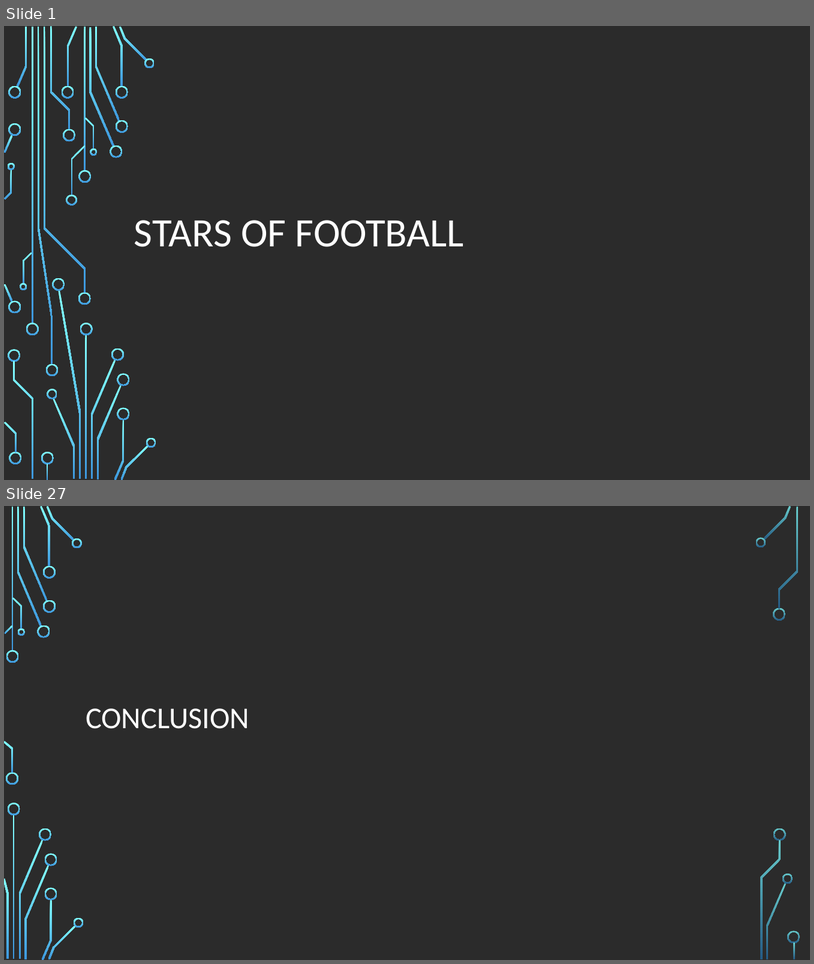
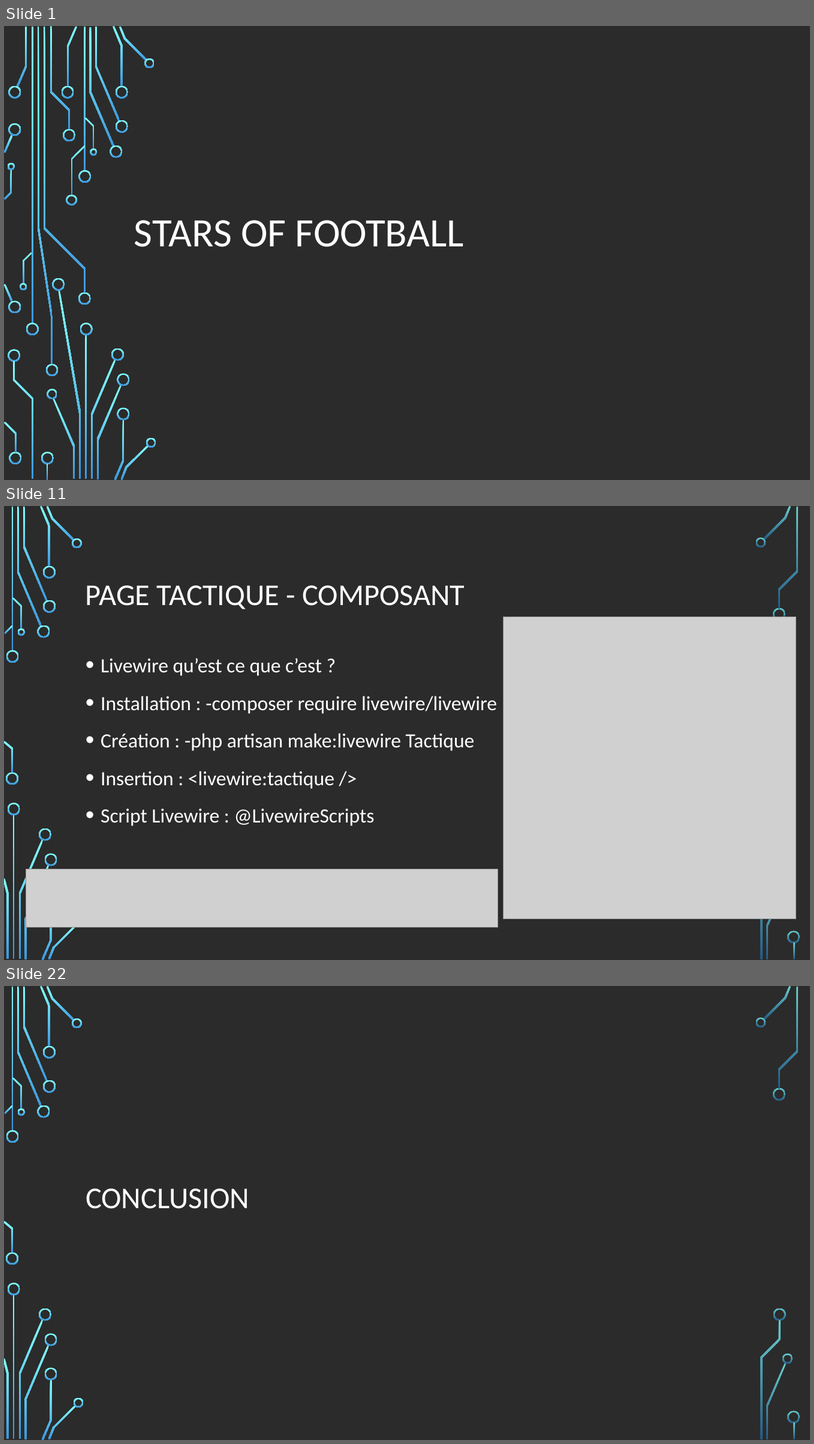
Before and after one commit to errazur/ProjetWeb, a slide deck: Conception-prealable/Stars of football.odp. Shown one above the other, each under a label of ours: slides 1 and 27 before the commit, slides 1, 11 and 22 after it; the slides between them are not shown. The pictures are 814x964 and 814x1444 pixels, drawn with LibreOffice and Linux fonts; fonts in the diff are those of the drawing; grey boxes stand for pictures; background and template pictures are left out; a plain dark background stands for a picture behind light text. Boxes give left, top, right and bottom in pixels: in the first picture for what was removed or moved away, otherwise in the second. Text is boxed around its words. In the diff, an @@ line names an element or a change of style, - is before the commit and + after.

```diff
--- a/Conception-prealable/Stars of football.odp
+++ b/Conception-prealable/Stars of football.odp
@@ slide 11 added at <box>4,506,810,960</box>, background picture (left out); not listed: 33 template elements that a slide beside it also shows @@
@@ title added at <box>86,585,465,609</box>, 36 pt, text #FFFFFF @@
+PAGE TACTIQUE - COMPOSANT
@@ picture added at <box>504,617,797,919</box> @@
@@ text added at <box>101,658,497,826</box>, 24 pt, text #FFFFFF @@
+• Livewire qu’est ce que c’est ?
+• Installation : -composer require livewire/livewire
+• Création : -php artisan make:livewire Tactique
+• Insertion : <livewire:tactique />
+• Script Livewire : @LivewireScripts
@@ picture added at <box>26,869,498,927</box> @@
@@ what was slide 27 is now slide 22 @@
```
Also in this commit, not shown: 10 slides changed, 9 other slides added, 15 slides removed, 14 other files.
